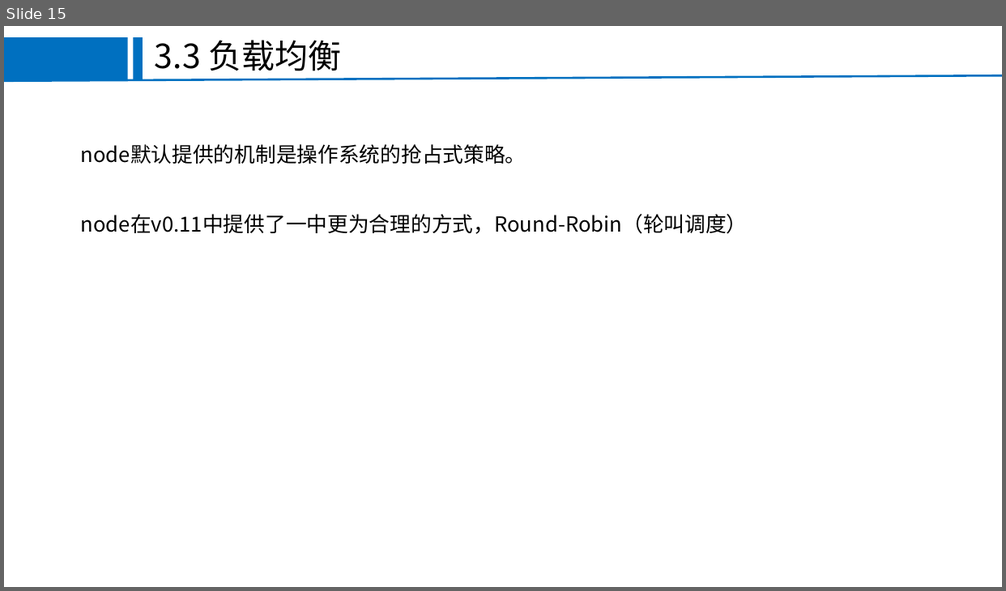
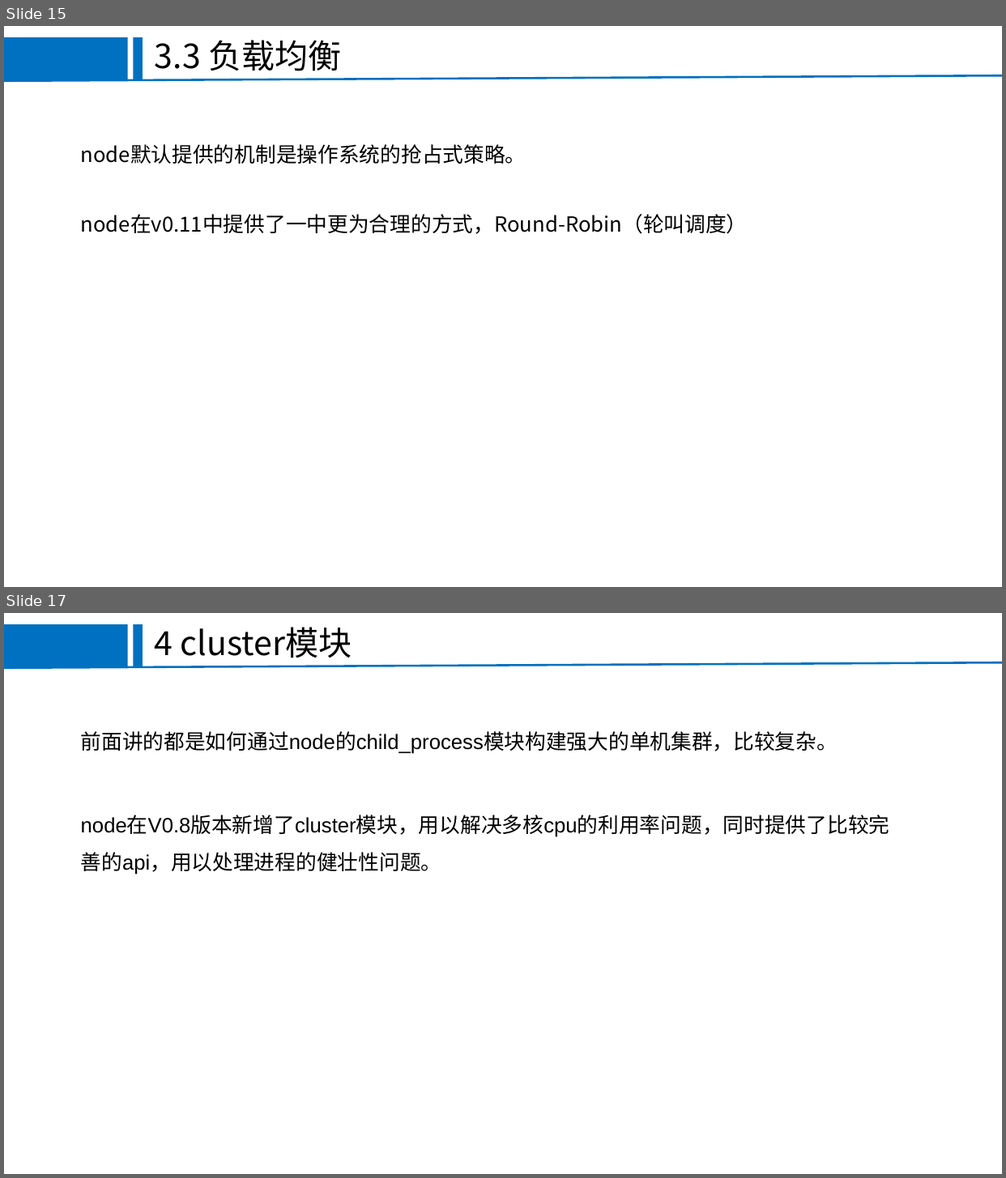
Before and after one commit to FEjohnny/demos, a slide deck: pm2/pm2.pptx. Shown one above the other, each under a label of ours: slide 15 before the commit, slides 15 and 17 after it; the slides between them are not shown. The pictures are 1006x591 and 1006x1178 pixels, drawn with LibreOffice and Linux fonts; fonts in the diff are those of the drawing; background and template pictures are left out. Boxes give left, top, right and bottom in pixels: in the first picture for what was removed or moved away, otherwise in the second. Text is boxed around its words. In the diff, an @@ line names an element or a change of style, - is before the commit and + after.

```diff
--- a/pm2/pm2.pptx
+++ b/pm2/pm2.pptx
@@ slide 17 added at (4,613,1002,1174), background #FFFFFF; not listed: 3 template elements that a slide beside it also shows @@
@@ text added at (155,627,352,658), 32 pt, text #000000 @@
+4 cluster模块
@@ text added at (81,731,837,754), 20 pt, text #000000 @@
+前面讲的都是如何通过node的child_process模块构建强大的单机集群，比较复杂。
@@ text added at (81,815,890,875), 20 pt, text #000000 @@
+node在V0.8版本新增了cluster模块，用以解决多核cpu的利用率问题，同时提供了比较完善的api，用以处理进程的健壮性问题。
```
Also in this commit, not shown: 3 slides changed, 4 other slides added, 2 slides removed, 3 other files.
